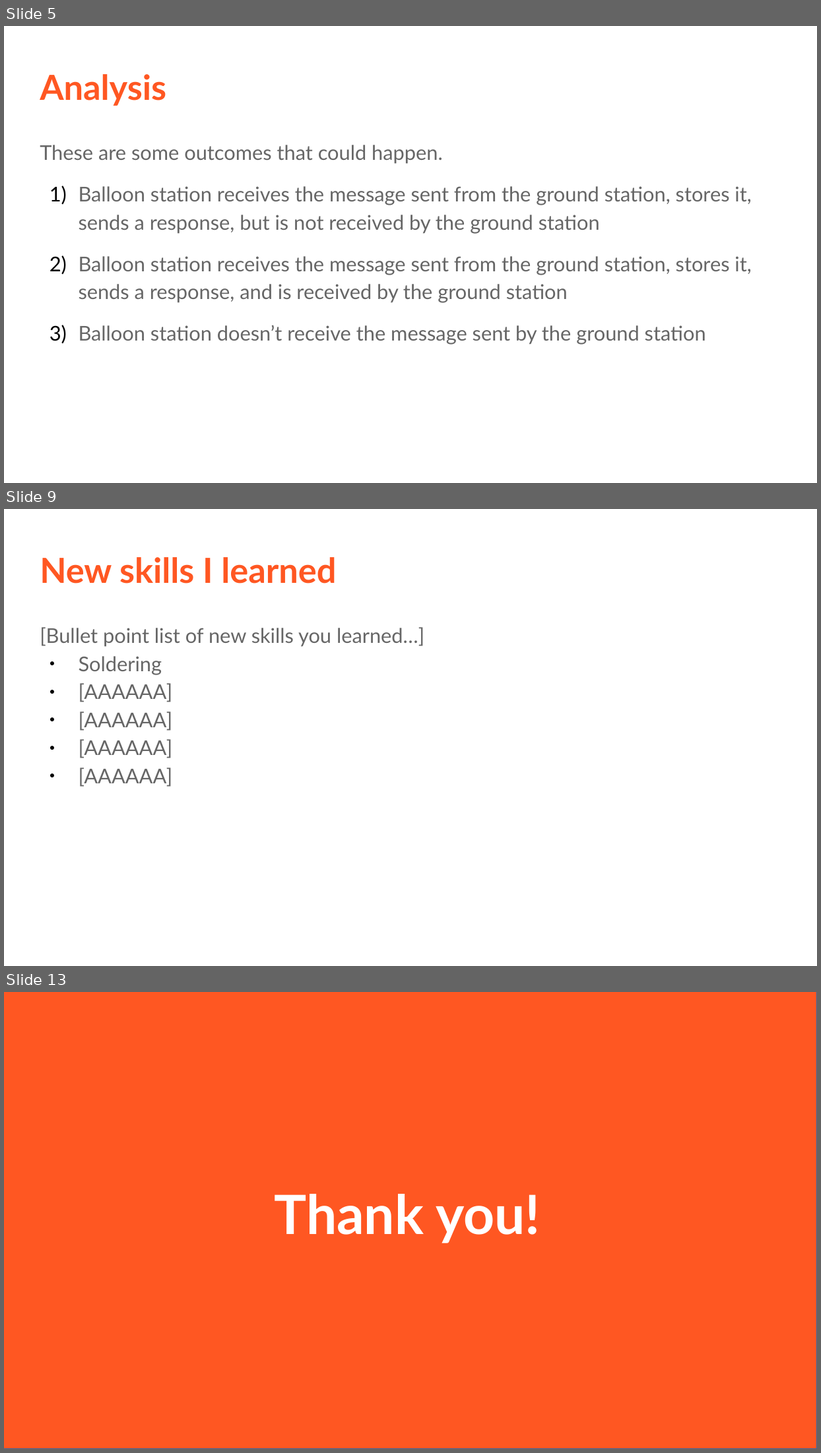
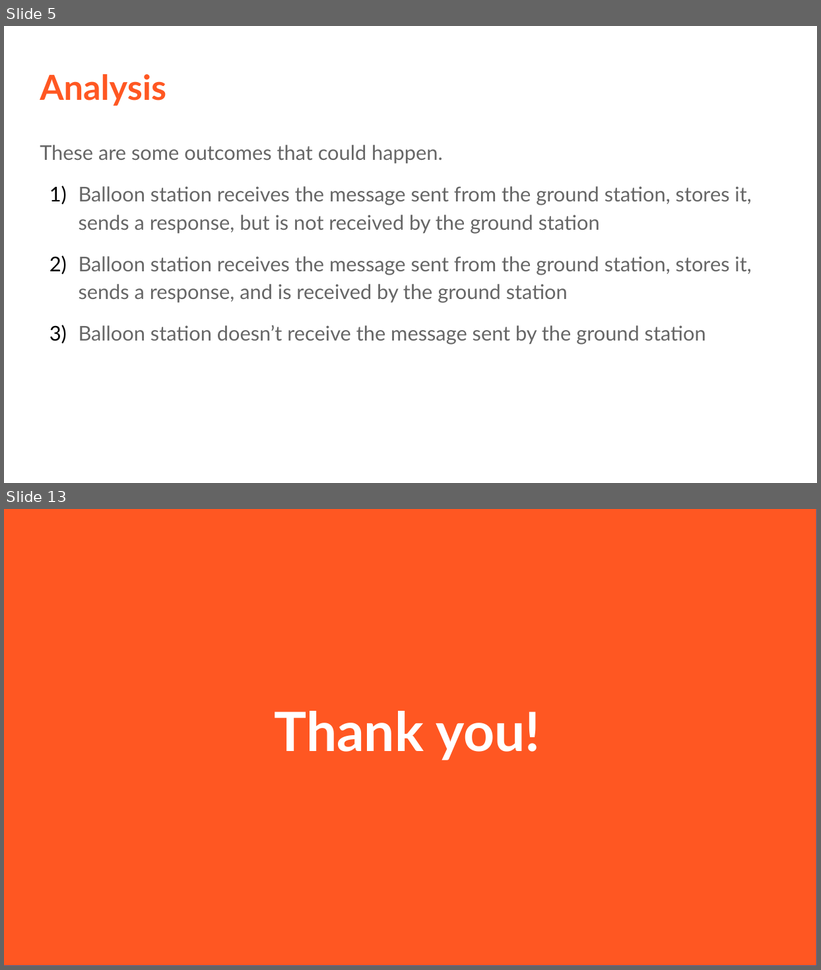
Before and after one commit to stratoscience25/arduino-workshop-logan, a slide deck: Ham xposition presentation/LoganCaramanna_Presentation.odp. Shown one above the other, each under a label of ours: slides 5, 9 and 13 before the commit, slides 5 and 13 after it; the slides between them are not shown. The pictures are 821x1453 and 821x970 pixels, drawn with LibreOffice and Linux fonts; fonts in the diff are those of the drawing. Boxes give left, top, right and bottom in pixels: in the first picture for what was removed or moved away, otherwise in the second. Text is boxed around its words. In the diff, an @@ line names an element or a change of style, - is before the commit and + after.

```diff
--- a/Ham xposition presentation/LoganCaramanna_Presentation.odp
+++ b/Ham xposition presentation/LoganCaramanna_Presentation.odp
@@ slide 9 removed at (4, 509, 817, 966), background #FFFFFF @@
@@ title removed at (40, 557, 336, 584) @@
-New skills I learned
@@ text removed at (40, 627, 424, 787) @@
-[Bullet point list of new skills you learned…]
-● Soldering
-● [AAAAAA]
-● [AAAAAA]
-● [AAAAAA]
-● [AAAAAA]
```
Also in this commit, not shown: 8 slides changed, 2 slides added, 6 other slides removed, 4 other files.
